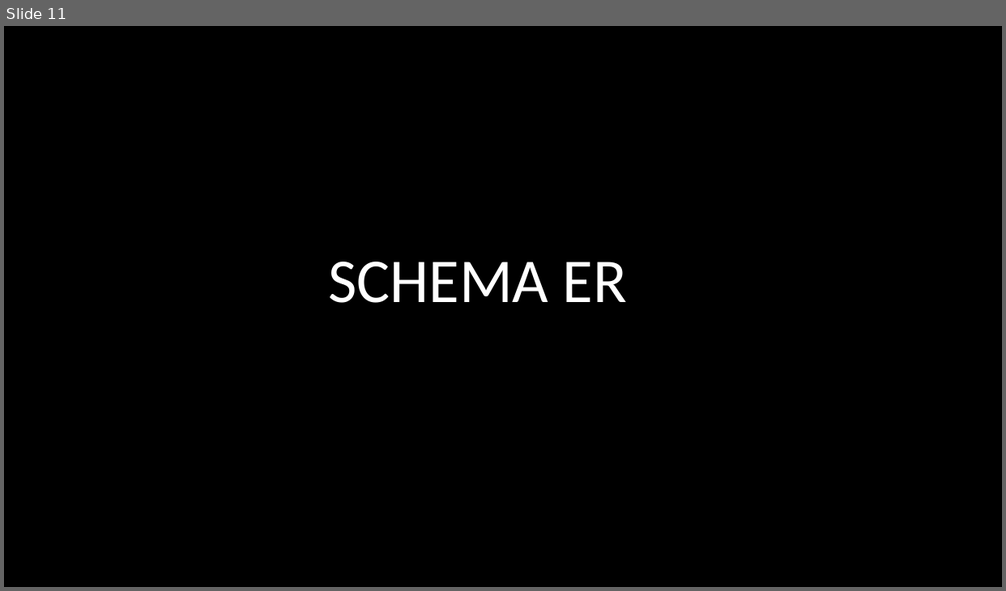
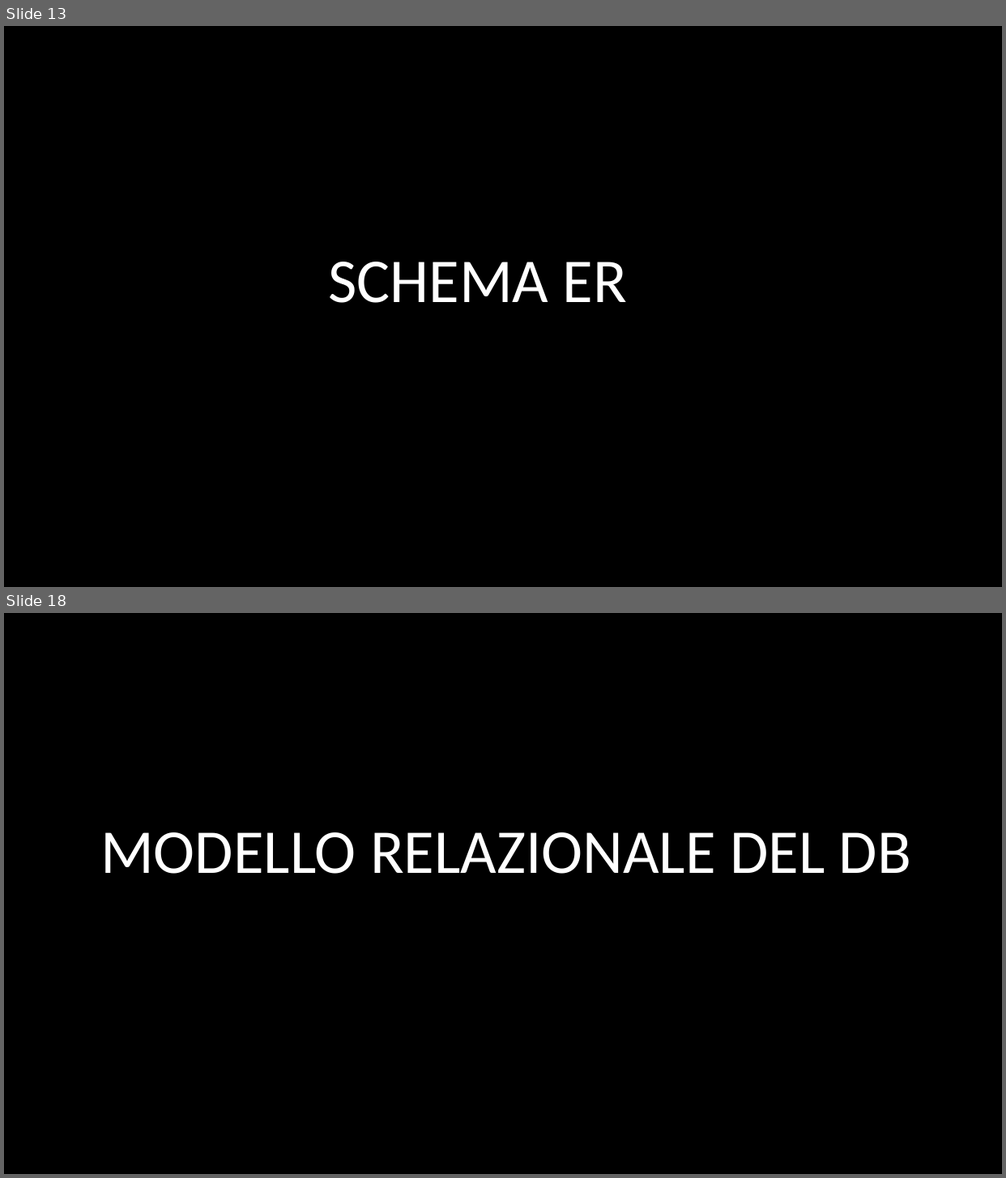
Before and after one commit to DrRek/ProgettoPW, a slide deck: Presentazione/Presentazione Progetto.pptx. Shown one above the other, each under a label of ours: slide 11 before the commit, slides 13 and 18 after it; the slides between them are not shown. The pictures are 1006x591 and 1006x1178 pixels, drawn with LibreOffice and Linux fonts; fonts in the diff are those of the drawing. Boxes give left, top, right and bottom in pixels: in the first picture for what was removed or moved away, otherwise in the second. Text is boxed around its words. In the diff, an @@ line names an element or a change of style, - is before the commit and + after.

```diff
--- a/Presentazione/Presentazione Progetto.pptx
+++ b/Presentazione/Presentazione Progetto.pptx
@@ slide 18 added at bbox=[4, 613, 1002, 1174], background #000000 @@
@@ title added at bbox=[100, 833, 911, 874], 60 pt, text #FFFFFF @@
+MODELLO RELAZIONALE DEL DB
@@ what was slide 11 is now slide 13 @@
```
Also in this commit, not shown: 8 other slides added.
